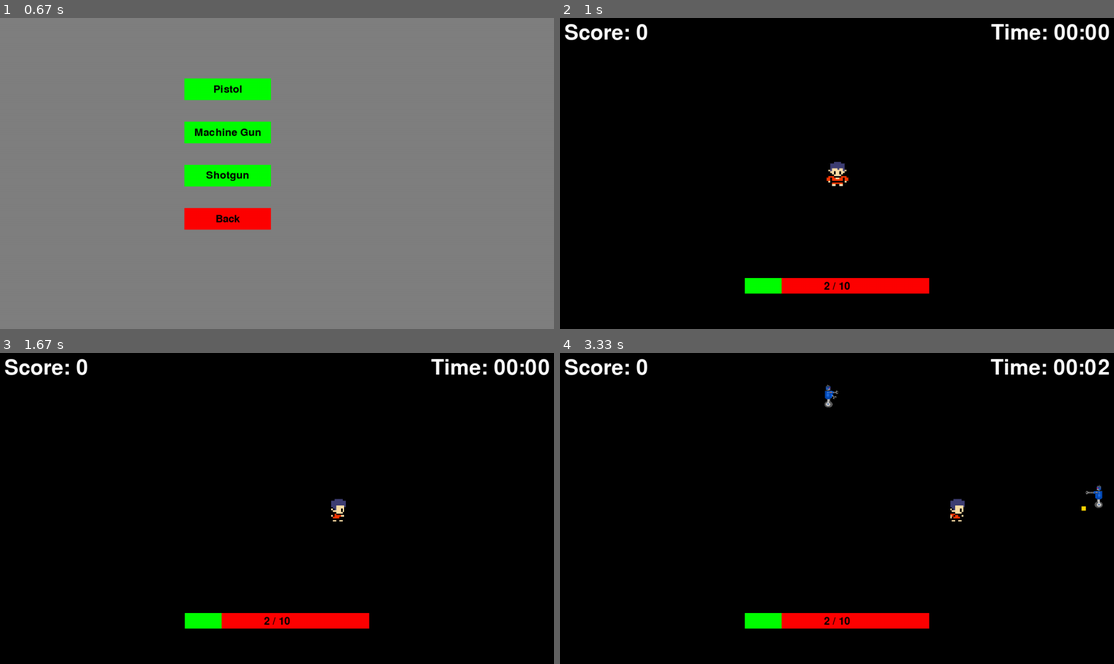
Above: before the commit, frames 1-4 (two rows, left to right).
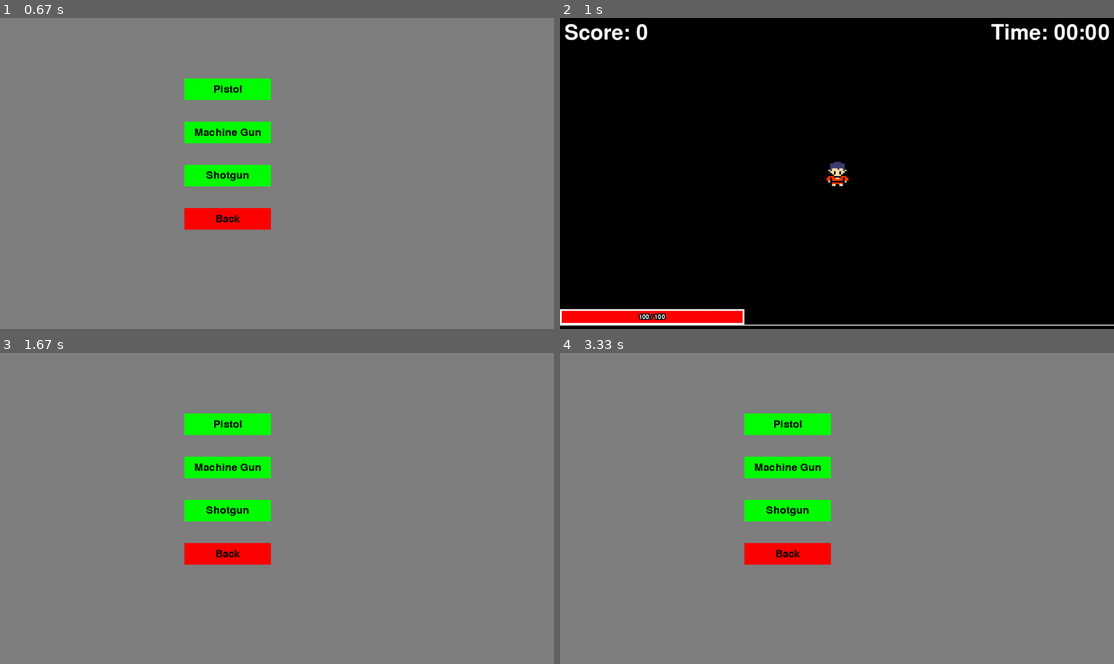
Above: after the commit, the same moments.

Repository: BeanSparrow/ChatGPT-Assisted-PyGame
Game: pygame game, started from game.py
Same seed, same stepped clock (60 frames per second), same inputs: the game is played once before the commit and once after it.
Inputs (mouse positions are in pixels of both pictures, inside the frame that each line leads up to):
- Up to frame 1 (0.67 s): click "Play Game" at 0.38 s
- Up to frame 2 (1 s): click "Pistol" at 0.72 s
- Up to frame 3 (1.67 s): hold 2 1-1.47 s; hold D 1-1.47 s; move the mouse to (454, 499) at 1.03 s; click (277, 561) at 1.55 s, where only the run after the commit has a clickable "Restart"
- Up to frame 4 (3.33 s): click (787, 468) at 1.88 s, where only the run after the commit has a clickable "Machine Gun"; tap 1 at 2.17 s; hold 3 2.5-2.97 s; hold D 2.5-2.97 s; tap 2 at 2.65 s; click (837, 561) at 3.05 s, where only the run after the commit has a clickable "Restart"

Frame 1 is identical in both runs. In frame 2, 3.8% of the frame differs, in the area x 0-100%, y 83-100%; in frame 3, 100%, in the area x 0-100%, y 0-100%; in frame 4, 100%.

Commit message:
Exp bar and health bar changes

Diff:
--- a/enemy.py
+++ b/enemy.py
@@ -13,6 +13,7 @@
         self.current_health = 20
         self.max_health = 20
         self.score_value = 1
+        self.damage = 10
 
         # Animation Values
         self.tick_count = 0
--- /dev/null
+++ b/exp_bar.py
@@ -0,0 +1,20 @@
+import pygame
+
+class EXPBar():
+    def __init__(self, screen):
+        self.screen = screen
+        self.current_experience = 0
+        self.max_experience = 100
+
+        self.bar_width = self.screen.get_width() + 4
+        self.bar_height = self.screen.get_height() // 60
+        self.bar_x = -2
+        self.bar_y = self.screen.get_height() - (self.bar_height - 2)
+
+        self.experience_ratio = self.max_experience / self.bar_width
+
+    def experience_bar_draw(self, experience):
+        self.current_experience = experience
+        experience_bar_rect = pygame.Rect(self.bar_x, self.bar_y, self.current_experience / self.experience_ratio, self.bar_height)
+        pygame.draw.rect(self.screen, (0, 255, 0), experience_bar_rect)
+        pygame.draw.rect(self.screen, (255, 255, 255), (self.bar_x, self.bar_y, self.bar_width, self.bar_height), 2)
--- a/game.py
+++ b/game.py
@@ -13,7 +13,6 @@
 from menus import show_pause_menu
 from hud import draw_score
 from hud import draw_timer
-from health_bar import HealthBar
 from settings import Settings
 #endregion
 
@@ -66,11 +65,8 @@
 
         # Create the player
         self.player_group = pygame.sprite.Group()
-        self.player = Player(self.settings.screen_width // 2, self.settings.screen_height // 2, self.settings.screen_width, self.settings.screen_height)
+        self.player = Player(self.settings.screen_width, self.settings.screen_height, self.screen)
         self.player_group.add(self.player)
-
-        # Create the Health Bar Object
-        self.health_bar = HealthBar(self.screen, self.player)
 
         # Store Enemies
         self.enemy_sprites = pygame.sprite.Group()
@@ -141,8 +137,8 @@
             # Handle Player Hit
             if event.type == playerHit:
                 for player, enemies in self.player_collisions.items():
-                    player.take_damage(1)
                     for enemy in enemies:
+                        player.take_damage(enemy.damage)
                         enemy.kill()
                 self.player_hit = False
                 self.player_collisions = {}
@@ -152,6 +148,8 @@
                     for exp in exp_coins:
                         exp.kill()
                         player.experience += 1
+                self.player_gained_exp = False
+                self.exp_pickup_collision = {}
 
         # Keyboard input handling
         keys = pygame.key.get_pressed()
@@ -166,6 +164,13 @@
             self.player.move(-self.player.speed, 0)
         if keys[pygame.K_d]:
             self.player.move(self.player.speed, 0)
+        # Debugging Events
+        if keys[pygame.K_1]:
+            self.player.get_heal(10)
+        if keys[pygame.K_2]:
+            self.player.take_damage(10)
+        if keys[pygame.K_3]:
+            print(self.player.experience)
 
     def quit_game(self):
         pygame.quit()
@@ -208,10 +213,12 @@
             if bullet.distance_traveled >= bullet.max_distance:
                 bullet.kill()
 
+        # Draw and update the player
+        self.player_group.update()
+        self.player_group.draw(self.screen)
+
         draw_score(game)
         draw_timer(game)
-
-
 
     def fireBulletUpdate(self):
         # Fire bullets only when the player is moving
@@ -226,12 +233,6 @@
     def draw(self):
         # Fill the screen with white
         self.screen.fill(BLACK)
-
-        # Draw the player
-        self.player_group.draw(self.screen)
-
-        # Draw the health bar
-        self.health_bar.draw()
 
         # Collision Check
         self.collision_check()
--- a/health_bar.py
+++ b/health_bar.py
@@ -1,32 +1,56 @@
 import pygame
 
-class HealthBar:
-    def __init__(self, screen, player):
+class HealthBar():
+    def __init__(self, screen, exp_bar_height):
+        # Health Bar Stats
         self.screen = screen
-        self.player = player
-        self.width = self.screen.get_width() // 3
-        self.height = self.screen.get_height() // 20
-        self.x = self.screen.get_width() // 2 - self.width // 2
-        self.y = self.screen.get_height() - ((self.height // 2) + 100)
-        self.max_health = player.max_health  # Assuming player has a max_health attribute
+        self.exp_bar_height = exp_bar_height
+        self.health_bar_width = self.screen.get_width() // 3
+        self.health_bar_height = self.screen.get_height() // 20
+        self.health_bar_x = 0
+        self.health_bar_y = self.screen.get_height() - (self.health_bar_height + self.exp_bar_height - 2)
+        self.health_change_speed = .5
 
-        # Calculate the font size based on the height of the health bar
-        self.font_size = min(self.width // 2, self.height)
-        self.font = pygame.font.Font(None, self.font_size)
+    def health_bar_draw(self, current_health, max_health, health_target):
+            transition_color = (0,0,0)
+            health_ratio = max_health / self.health_bar_width
+            health_bar_rect = pygame.Rect(self.health_bar_x, self.health_bar_y, health_target / health_ratio, self.health_bar_height)
+            if current_health < health_target:
+                current_health += self.health_change_speed
+                transition_color = (0,255,0)
+                transition_width = abs(current_health - health_target) / health_ratio
+                transition_bar_rect = pygame.Rect(health_bar_rect.right - transition_width, self.health_bar_y, transition_width, self.health_bar_height)
+            elif current_health > health_target:
+                current_health -= self.health_change_speed
+                transition_color = (255,255,0)
+                transition_bar_rect = pygame.Rect(health_bar_rect.right, self.health_bar_y, (current_health - health_target) / health_ratio, self.health_bar_height)
+            else:
+                transition_bar_rect = pygame.Rect(health_bar_rect.right, 1000, 0, 25)
 
-    def draw(self):
-        health_percentage = self.player.health / self.max_health
-        filled_width = int(health_percentage * self.width)
+            pygame.draw.rect(self.screen, (255, 0, 0), health_bar_rect)
+            pygame.draw.rect(self.screen, transition_color, transition_bar_rect)
+            pygame.draw.rect(self.screen, (255, 255, 255), (self.health_bar_x, self.health_bar_y, self.health_bar_width, self.health_bar_height), 4)
 
-        # Draw the health bar background
-        pygame.draw.rect(self.screen, (255, 0, 0), (self.x, self.y, self.width, self.height))
+            self.health_text(current_health, max_health)
 
-        # Draw the filled part of the health bar
-        pygame.draw.rect(self.screen, (0, 255, 0), (self.x, self.y, filled_width, self.height))
+    def health_text(self, current_health, max_health):
+        # Draw health text
+        font_size = int(self.health_bar_height * 0.6)  # 60% of the health bar's height
+        font = pygame.font.Font(None, font_size)
+        health_text = f"{int(current_health)} / {max_health}"
+        text_color = (255, 255, 255)  # White
+        border_color = (0, 0, 0)  # Black
+        border_size = 2
 
-        # Draw the text
-        health_text = f"{self.player.health} / {self.max_health}"
-        text_surface = self.font.render(health_text, True, (0, 0, 0))  # Black color
-        text_x = self.x + self.width // 2 - text_surface.get_width() // 2
-        text_y = self.y - text_surface.get_height() + self.height - 5
+        # Calculate the position of the text
+        text_x = self.health_bar_x + (self.health_bar_width - font.size(health_text)[0]) // 2
+        text_y = self.health_bar_y + (self.health_bar_height - font.size(health_text)[1]) // 2
+
+        # Render the text with a border
+        for dx, dy in [(x, y) for x in range(-border_size, border_size + 1) for y in range(-border_size, border_size + 1)]:
+            text_surface = font.render(health_text, True, border_color)
+            self.screen.blit(text_surface, (text_x + dx, text_y + dy))
+
+        # Render the text in the original color
+        text_surface = font.render(health_text, True, text_color)
         self.screen.blit(text_surface, (text_x, text_y))
--- a/player.py
+++ b/player.py
@@ -3,28 +3,34 @@
 from weapon import Pistol
 from weapon import MachineGun
 from weapon import Shotgun
+from exp_bar import EXPBar
+from health_bar import HealthBar
 
 class Player(pygame.sprite.Sprite):
-    def __init__(self, x, y, screen_width, screen_height):
+    def __init__(self, screen_width, screen_height, screen):
         super().__init__()
-
         # Player Stats
         self.size = 60
         self.experience = 0
-        self.max_health = 10
-        self.health = 2
+        self.max_health = 100
+        self.current_health = 100
         self.speed = 5
         self.is_dead = False
+        self.screen = screen
         self.weapon = Pistol()
+
+        # Experience Bar
+        self.exp_bar = EXPBar(self.screen)
+
+        # Health Bar
+        self.health_bar = HealthBar(self.screen, self.exp_bar.bar_height)
+        self.health_target = 100
 
         # Player Sprite
         self.picture_path = "Assets\Img\Player\player_test.png"
         self.image = pygame.image.load(self.picture_path).convert_alpha()
-
-        # Left and Right Walking Images
         self.images_left = [pygame.image.load('Assets\Img\Player\player_left1.png'), pygame.image.load('Assets\Img\Player\player_left2.png')]
         self.images_right = [pygame.transform.flip(image, True, False) for image in self.images_left]
-
         self.image = pygame.transform.scale(self.image, (self.size, self.size))
         self.rect = self.image.get_rect()
         self.rect.center = (screen_width // 2, screen_height // 2)
@@ -37,7 +43,9 @@
         self.direction = (0, 0)  # (dx, dy)
         self.began_moving = False  # Flag to track if the player is moving
 
-
+    def update(self):
+        self.health_bar.health_bar_draw(self.current_health, self.max_health, self.health_target)
+        self.exp_bar.experience_bar_draw(self.experience)
 
     def move(self, dx, dy):
         # Calculate the new positions for each point of the triangle
@@ -68,10 +76,18 @@
         elif weapon == "Shotgun":
             self.weapon = Shotgun()
 
-    def take_damage(self, damage):
-        self.health -= damage
-        if self.health <= 0:
+    def take_damage(self, amount):
+        if self.health_target> 0:
+            self.health_target-= amount
+        if self.health_target<= 0:
+            self.health_target= 0
             self.is_dead = True
+
+    def get_heal(self, amount):
+        if self.health_target< self.max_health:
+            self.health_target+= amount
+        if self.health_target> self.max_health:
+            self.health_target= self.max_health
 
     def reset(self):
         self.health = self.max_health
